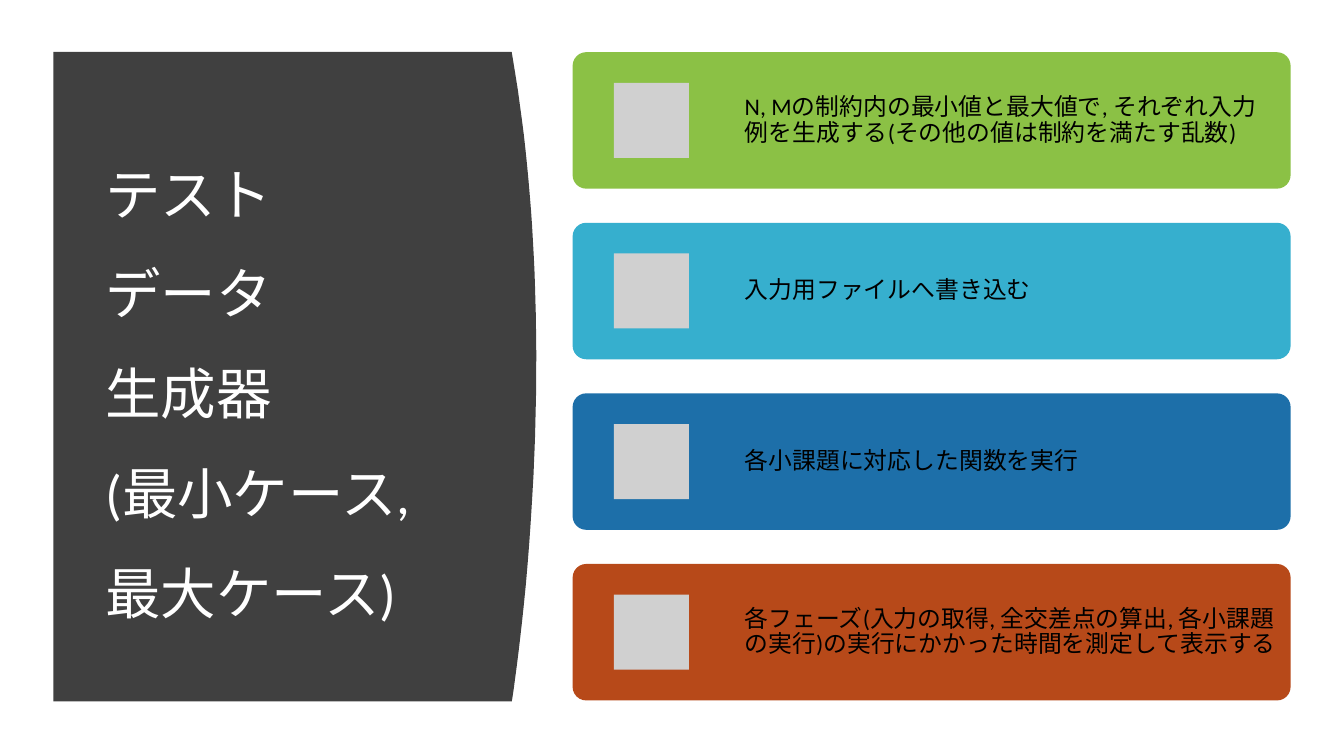
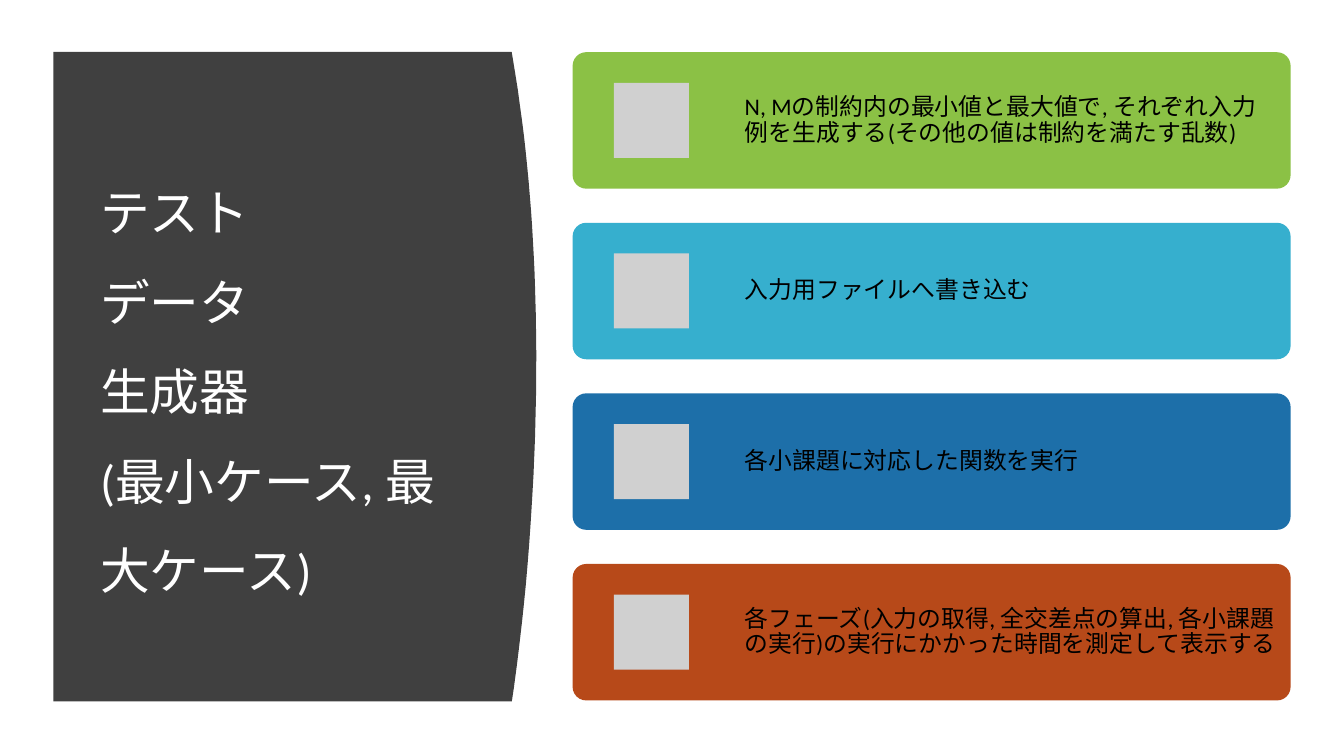
Before and after one commit to ie03-aizu-2019/ie03project-skys, a slide deck: slide 13 of Reports/Midterm.pptx. Drawn at 1344x756 pixels with LibreOffice and Linux fonts; fonts in the diff are those of the drawing; grey boxes stand for pictures. Boxes give left, top, right and bottom in pixels: in the first picture for what was removed or moved away, otherwise in the second. Text is boxed around its words. In the diff, an @@ line names an element or a change of style, - is before the commit and + after.

```diff
--- a/Reports/Midterm.pptx
+++ b/Reports/Midterm.pptx
@@ title "テスト データ 生成器 (最小ケース, 最大ケース)" at (x1=100, y1=192, x2=435, y2=596): size 39.6 to 35.5 pt @@
@@ more space between paragraphs in 4 elements at (x1=745, y1=607, x2=1276, y2=655), (x1=745, y1=95, x2=1256, y2=144), (x1=745, y1=278, x2=1031, y2=300), (x1=745, y1=449, x2=1079, y2=471) @@
```
Also in this commit, not shown: 13 other slides changed, 2 slides added, 2 slides removed.
